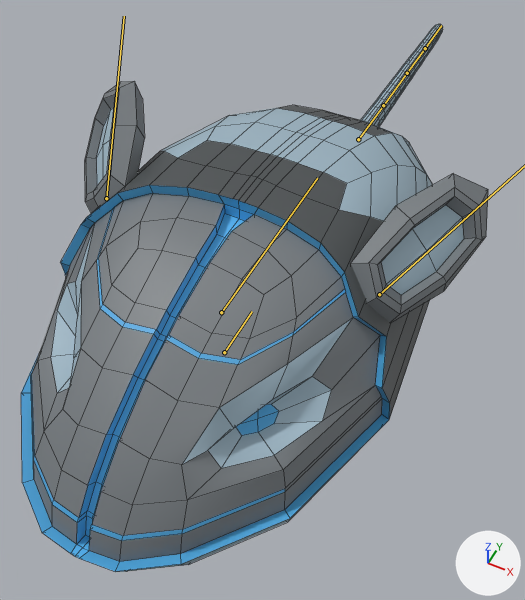
Two versions of the FBX model Assets/Assets/Enemies/Mouse/MouseBasicVisual.fbx, one commit apart.
Before and after are seen from a camera (50 mm lens) standing at (0.86, -1.56, 2.14) and looking at (0.01, 0.15, -0.01). Lighting does not change. The marker at lower right points along +X, +Y and +Z. The bones that bend it are drawn over the model as lines. Mesh edges are drawn as thin lines.

The first picture shows 'Mouse'.
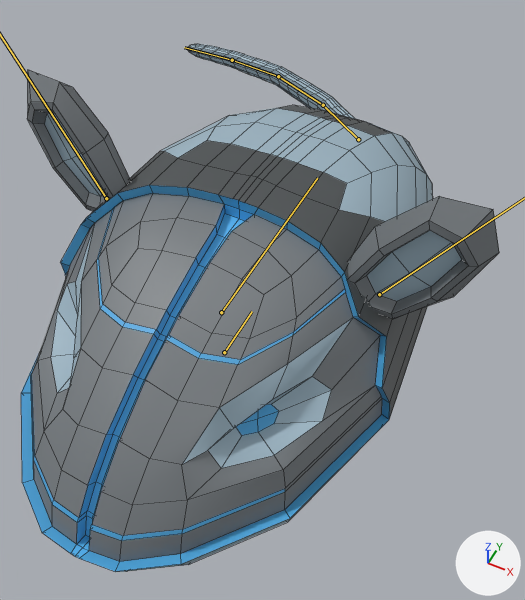
The newer file adds an action. The first version stands in its rest pose; the second is drawn at frame 5 of the action 'Armature|EarsBurst_Base'.

Pixel boxes [x1, y1, x2, y2] of what changed, in the pictures (525 x 600 px):
'Mouse', posed: before [21, 24, 488, 572]; after [21, 44, 499, 572]
bone 'Tail1', root to tip: before (358, 139) to (383, 105); after (358, 139) to (323, 105)
bone 'Tail2', root to tip: before (383, 105) to (407, 73); after (323, 105) to (278, 76)
bone 'Tail3', root to tip: before (407, 73) to (425, 48); after (278, 76) to (232, 60)
bone 'Tail4', root to tip: before (425, 48) to (441, 25); after (232, 60) to (184, 47)

The edits, one by one:
Bone 'Tail1' (bone_tail1) turns from (0, 0, 0) to (52, -2, -1) degrees about its own x, y and z.
Bone 'Tail2' (bone_tail2) turns from (0, 0, 0) to (12, 0, 0) degrees about its own x, y and z.
Bone 'Tail3' (bone_tail3) turns from (0, 0, 0) to (16, -1, 0) degrees about its own x, y and z.
Bone 'Tail4' (bone_tail4) turns from (0, 0, 0) to (8, 0, 0) degrees about its own x, y and z.
Bone 'Ear.R' (bone_ear_r) turns from (0, 0, 0) to (-20, -10, -49) degrees about its own x, y and z.
Bone 'Ear.L' (bone_ear_l) turns from (0, 0, 0) to (-20, 10, 49) degrees about its own x, y and z.
